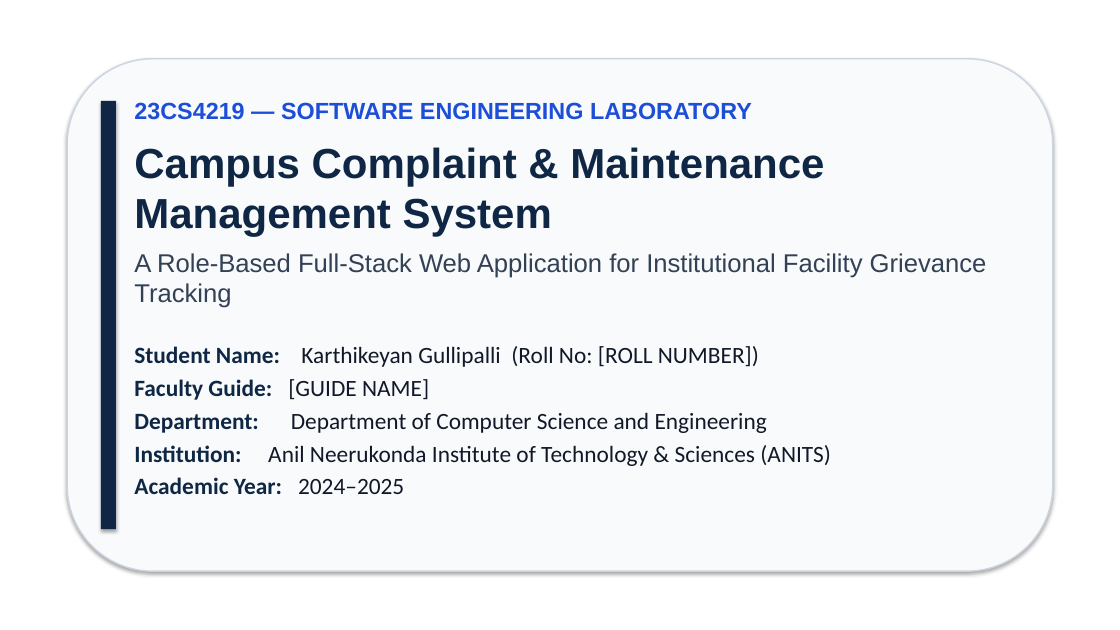
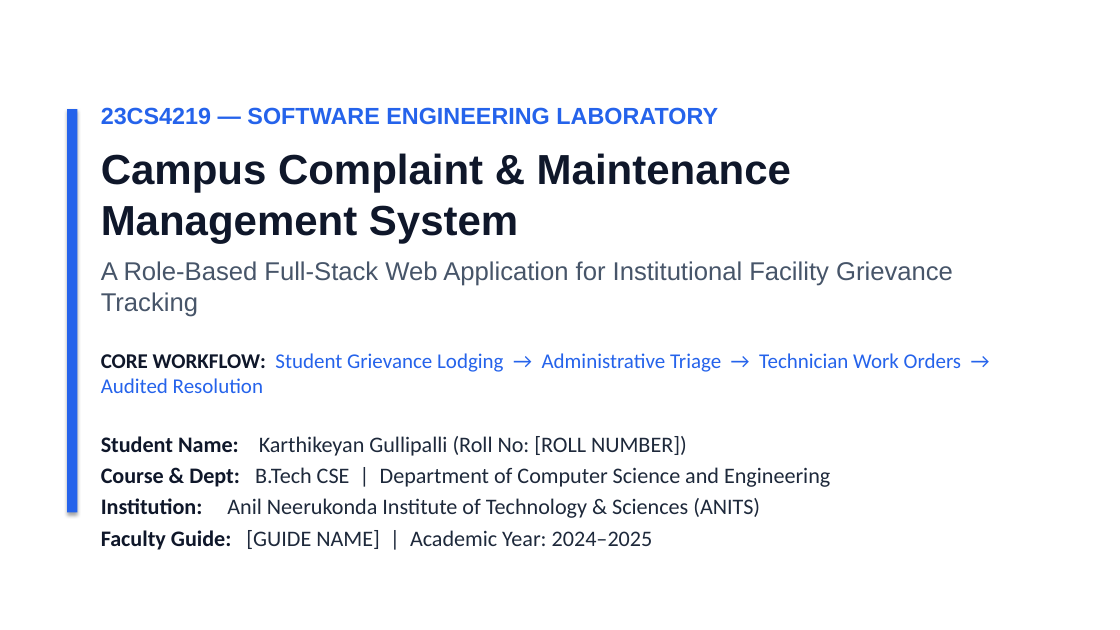
Before and after one commit to karthikeyangullipalli/Campus-Complaint-Maintenance-Management-System, a slide deck: slide 1 of Campus_Complaint_Management_System_Mini_Project_Presentation.pptx. Drawn at 1120x630 pixels with LibreOffice and Linux fonts; fonts in the diff are those of the drawing. Boxes give left, top, right and bottom in pixels: in the first picture for what was removed or moved away, otherwise in the second. Text is boxed around its words. In the diff, an @@ line names an element or a change of style, - is before the commit and + after.

Commit message:
Completely rebuild CCMS presentation with clean academic design, zero AI clutter, and classroom-readable typography

```diff
--- a/Campus_Complaint_Management_System_Mini_Project_Presentation.pptx
+++ b/Campus_Complaint_Management_System_Mini_Project_Presentation.pptx
@@ rounded rectangle removed at (x1=67, y1=59, x2=1053, y2=571) @@
@@ rectangle resized from (x1=101, y1=101, x2=116, y2=529) to (x1=67, y1=109, x2=77, y2=513) @@
@@ rectangle at (x1=67, y1=109, x2=77, y2=513): fill #0F2744 to #2563EB @@
@@ text at (x1=101, y1=107, x2=953, y2=518): text colour #1D4ED8 to #2563EB in "23CS4219 — SOFTWARE ENGINEERING LABORATORY"; text colour #0F2744 to #0F172A in "Campus Complaint & Maintenance Management System", "Student Name:", "Institution:"; text colour #334155 to #475569 in "A Role-Based Full-Stack Web Application for Institutional ..."; size 20 to 19 pt in "Student Name: Karthikeyan Gullipalli (Roll No: [ROLL ...", "Institution: Anil Neerukonda Institute of Technology & ..."; text colour #111827 to #1E293B in "Karthikeyan Gullipalli (Roll No: [ROLL NUMBER])", "Anil Neerukonda Institute of Technology & Sciences ..."; more space between paragraphs @@
@@ text "23CS4219 — SOFTWARE ENGINEERING LABORATORY" moved from (x1=134, y1=102, x2=987, y2=494) to (x1=101, y1=107, x2=962, y2=550) @@
@@ text at (x1=101, y1=353, x2=962, y2=393): paragraph added @@
+CORE WORKFLOW: Student Grievance Lodging → Administrative Triage → Technician Work Orders → Audited Resolution
@@ text at (x1=101, y1=467, x2=830, y2=487): text changed; size 20 to 19 pt; text colour #111827 to #1E293B @@
-Faculty Guide: [GUIDE NAME]
-Department: Department of Computer Science and Engineering
+Course & Dept: B.Tech CSE | Department of Computer Science and Engineering
@@ text at (x1=101, y1=530, x2=653, y2=550): text changed; size 20 to 19 pt; text colour #0F2744 to #1E293B; bold off @@
-Academic Year: 2024–2025
+Faculty Guide: [GUIDE NAME] | Academic Year: 2024–2025
```
Also in this commit, not shown: 9 other slides changed, 1 other file.
